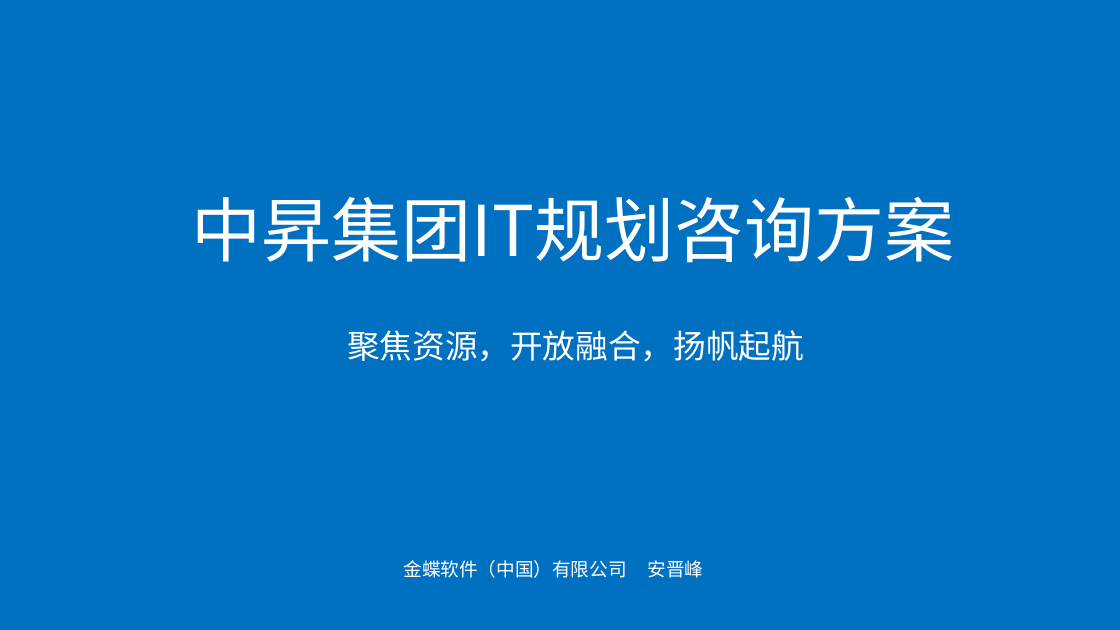
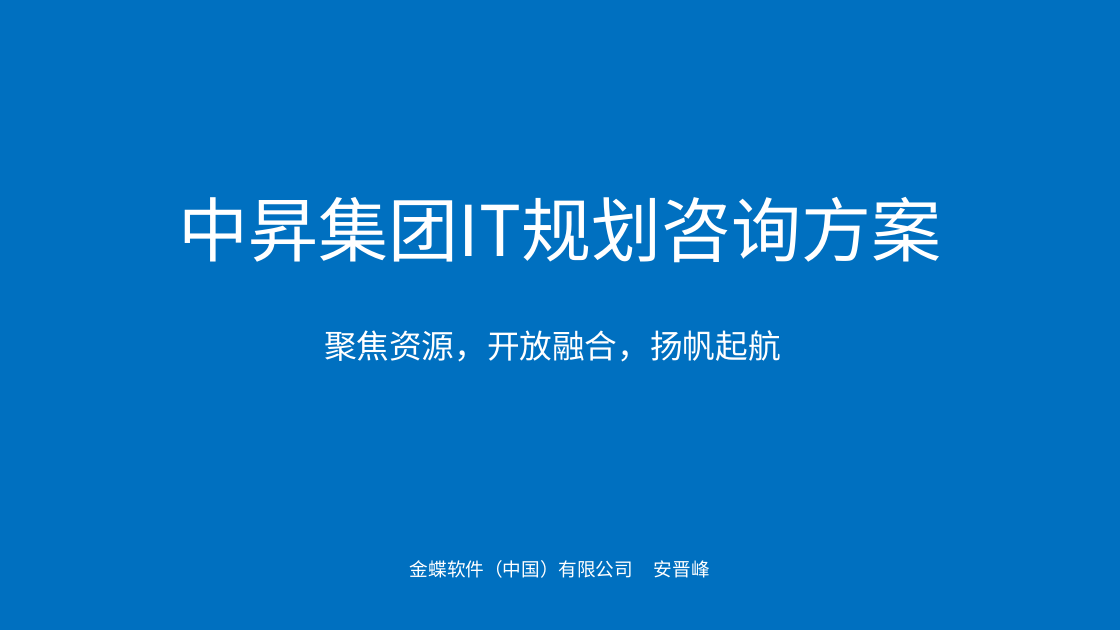
Before and after one commit to aonephy/miniprogram, a slide deck: slide 1 of wx/中昇集团IT规划咨询方案.pptx. Drawn at 1120x630 pixels with LibreOffice and Linux fonts; fonts in the diff are those of the drawing. Boxes give left, top, right and bottom in pixels: in the first picture for what was removed or moved away, otherwise in the second. Text is boxed around its words. In the diff, an @@ line names an element or a change of style, - is before the commit and + after.

```diff
--- a/wx/中昇集团IT规划咨询方案.pptx
+++ b/wx/中昇集团IT规划咨询方案.pptx
@@ text "中昇集团IT规划咨询方案": place and size @@
-text "中昇集团IT规划咨询方案" at box(192, 197, 955, 263)
+text "中昇集团IT规划咨询方案" at box(179, 197, 942, 263)
@@ text "聚焦资源，开放融合，扬帆起航": place and size @@
-text "聚焦资源，开放融合，扬帆起航" at box(347, 330, 804, 362)
+text "聚焦资源，开放融合，扬帆起航" at box(324, 330, 781, 362)
@@ text "金蝶软件（中国）有限公司 安晋峰": place and size @@
-text "金蝶软件（中国）有限公司 安晋峰" at box(404, 560, 704, 578)
+text "金蝶软件（中国）有限公司 安晋峰" at box(410, 560, 710, 578)
```
Also in this commit, not shown: 1 other slide changed, 7 other files.
